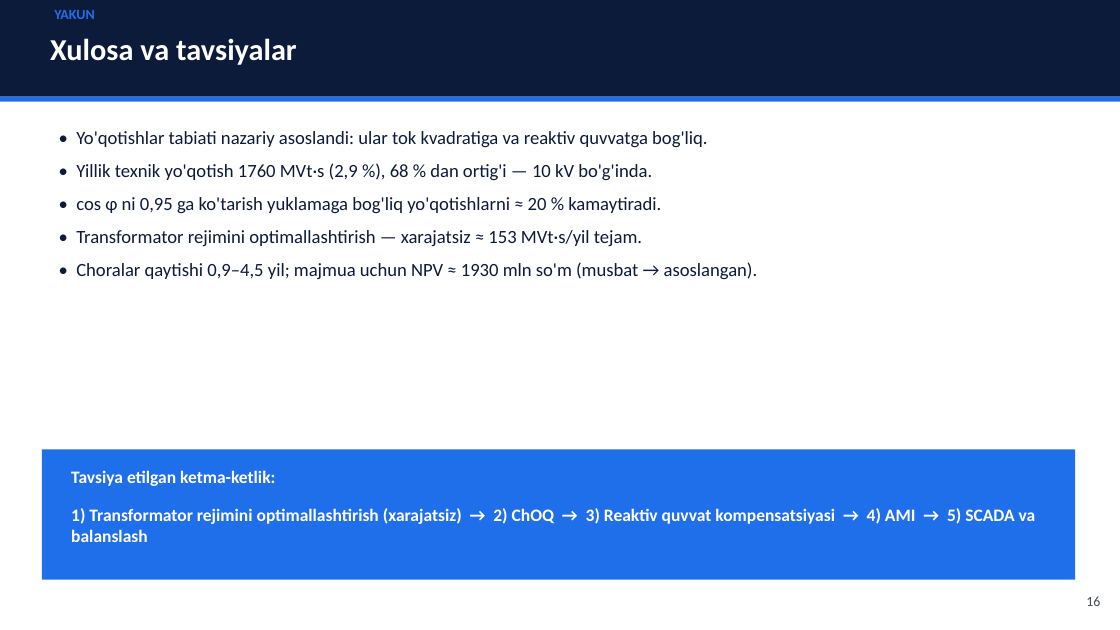
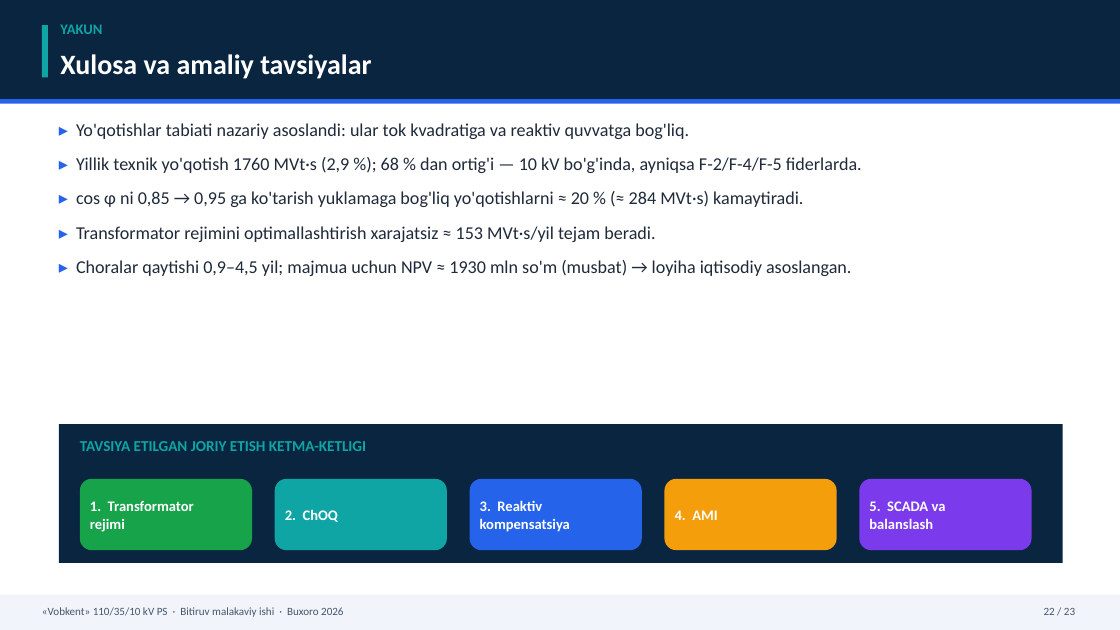
Before and after one commit to sherzod6114/-C-Users-Sherzod-Desktop-BMI_final_v5.docx-, a slide deck: slide 22 of Prezentatsiya_Vobkent_BMI.pptx (slide 16 before the commit). Drawn at 1120x630 pixels with LibreOffice and Linux fonts; fonts in the diff are those of the drawing. Boxes give left, top, right and bottom in pixels: in the first picture for what was removed or moved away, otherwise in the second. Text is boxed around its words. In the diff, an @@ line names an element or a change of style, - is before the commit and + after.

```diff
--- a/Prezentatsiya_Vobkent_BMI.pptx
+++ b/Prezentatsiya_Vobkent_BMI.pptx
@@ rectangle at (x1=0, y1=0, x2=1120, y2=99): fill #0D1B3A to #0A2540 @@
@@ rectangle added at (x1=42, y1=25, x2=48, y2=77), fill #0EA5A4 @@
@@ text "YAKUN" moved from (x1=54, y1=10, x2=94, y2=19) to (x1=60, y1=24, x2=102, y2=34) @@
@@ text "YAKUN" at (x1=60, y1=24, x2=102, y2=34): size 12 to 12.5 pt, text colour #1F6FEB to #0EA5A4 @@
@@ text at (x1=60, y1=54, x2=371, y2=79): text changed; size 26 to 24 pt @@
-Xulosa va tavsiyalar
+Xulosa va amaliy tavsiyalar
@@ text "Xulosa va amaliy tavsiyalar" at (x1=60, y1=54, x2=371, y2=79): vertical alignment middle to top @@
@@ rectangle at (x1=0, y1=99, x2=1120, y2=104): fill #1F6FEB to #2563EB @@
@@ text at (x1=76, y1=123, x2=862, y2=276): text changed; size 16 to 15.5 pt; text colour #0D1B3A to #1F2A3A @@
-• Yo'qotishlar tabiati nazariy asoslandi: ular tok kvadratiga va reaktiv quvvatga bog'liq.
-• Yillik texnik yo'qotish 1760 MVt·s (2,9 %), 68 % dan ortig'i — 10 kV bo'g'inda.
-• cos φ ni 0,95 ga ko'tarish yuklamaga bog'liq yo'qotishlarni ≈ 20 % kamaytiradi.
-• Transformator rejimini optimallashtirish — xarajatsiz ≈ 153 MVt·s/yil tejam.
-• Choralar qaytishi 0,9–4,5 yil; majmua uchun NPV ≈ 1930 mln so'm (musbat → asoslangan).
+▸ Yo'qotishlar tabiati nazariy asoslandi: ular tok kvadratiga va reaktiv quvvatga bog'liq.
+▸ Yillik texnik yo'qotish 1760 MVt·s (2,9 %); 68 % dan ortig'i — 10 kV bo'g'inda, ayniqsa F-2/F-4/F-5 fiderlarda.
+▸ cos φ ni 0,85 → 0,95 ga ko'tarish yuklamaga bog'liq yo'qotishlarni ≈ 20 % (≈ 284 MVt·s) kamaytiradi.
+▸ Transformator rejimini optimallashtirish xarajatsiz ≈ 153 MVt·s/yil tejam beradi.
+▸ Choralar qaytishi 0,9–4,5 yil; majmua uchun NPV ≈ 1930 mln so'm (musbat) → loyiha iqtisodiy asoslangan.
@@ rectangle resized from (x1=42, y1=450, x2=1075, y2=580) to (x1=59, y1=424, x2=1063, y2=563) @@
@@ rectangle at (x1=59, y1=424, x2=1063, y2=563): fill #1F6FEB to #0A2540 @@
@@ text at (x1=80, y1=441, x2=366, y2=451): text changed; size 15 to 13 pt; text colour #FFFFFF to #0EA5A4 @@
-Tavsiya etilgan ketma-ketlik:
+TAVSIYA ETILGAN JORIY ETISH KETMA-KETLIGI
@@ rounded rectangle added at (x1=80, y1=479, x2=252, y2=550), fill #16A34A @@
@@ rounded rectangle added at (x1=275, y1=479, x2=447, y2=550), fill #0EA5A4 @@
@@ rounded rectangle added at (x1=470, y1=479, x2=642, y2=550), fill #2563EB @@
@@ rounded rectangle added at (x1=665, y1=479, x2=837, y2=550), fill #F59E0B @@
@@ rounded rectangle added at (x1=860, y1=479, x2=1032, y2=550), fill #7C3AED @@
@@ text removed at (x1=71, y1=508, x2=1036, y2=542) @@
-1) Transformator rejimini optimallashtirish (xarajatsiz) → 2) ChOQ → 3) Reaktiv quvvat kompensatsiyasi → 4) AMI → 5) SCADA va balanslash
@@ text added at (x1=90, y1=501, x2=194, y2=532), 12.5 pt, text #FFFFFF, bold @@
+1. Transformator
+rejimi
@@ text added at (x1=285, y1=509, x2=338, y2=522), 12.5 pt, text #FFFFFF, bold @@
+2. ChOQ
@@ text added at (x1=480, y1=500, x2=570, y2=532), 12.5 pt, text #FFFFFF, bold @@
+3. Reaktiv
+kompensatsiya
@@ text added at (x1=869, y1=501, x2=946, y2=529), 12.5 pt, text #FFFFFF, bold @@
+5. SCADA va
+balanslash
@@ text added at (x1=675, y1=510, x2=717, y2=520), 12.5 pt, text #FFFFFF, bold @@
+4. AMI
@@ rectangle added at (x1=0, y1=595, x2=1120, y2=630), fill #F1F5FB @@
@@ text removed at (x1=1086, y1=596, x2=1100, y2=606) @@
-16
@@ text added at (x1=42, y1=607, x2=343, y2=617), 9.5 pt, text #475569 @@
+«Vobkent» 110/35/10 kV PS · Bitiruv malakaviy ishi · Buxoro 2026
@@ text added at (x1=1044, y1=608, x2=1075, y2=615), 9.5 pt, text #475569 @@
+22 / 23
```
Also in this commit, not shown: 10 other slides changed, 12 slides added, 6 slides removed, 16 other files.
